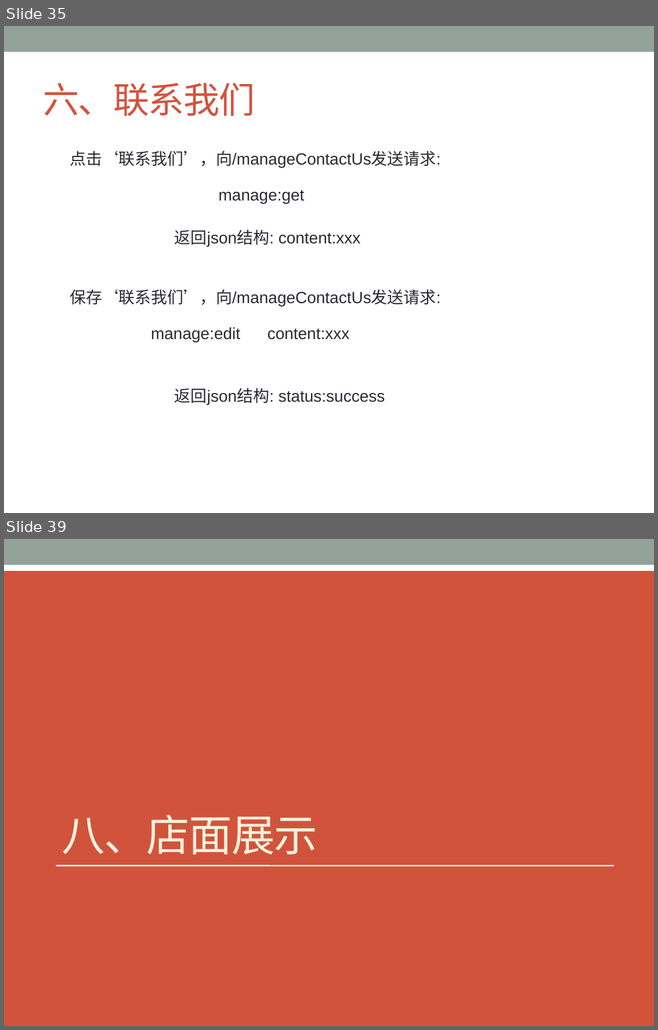
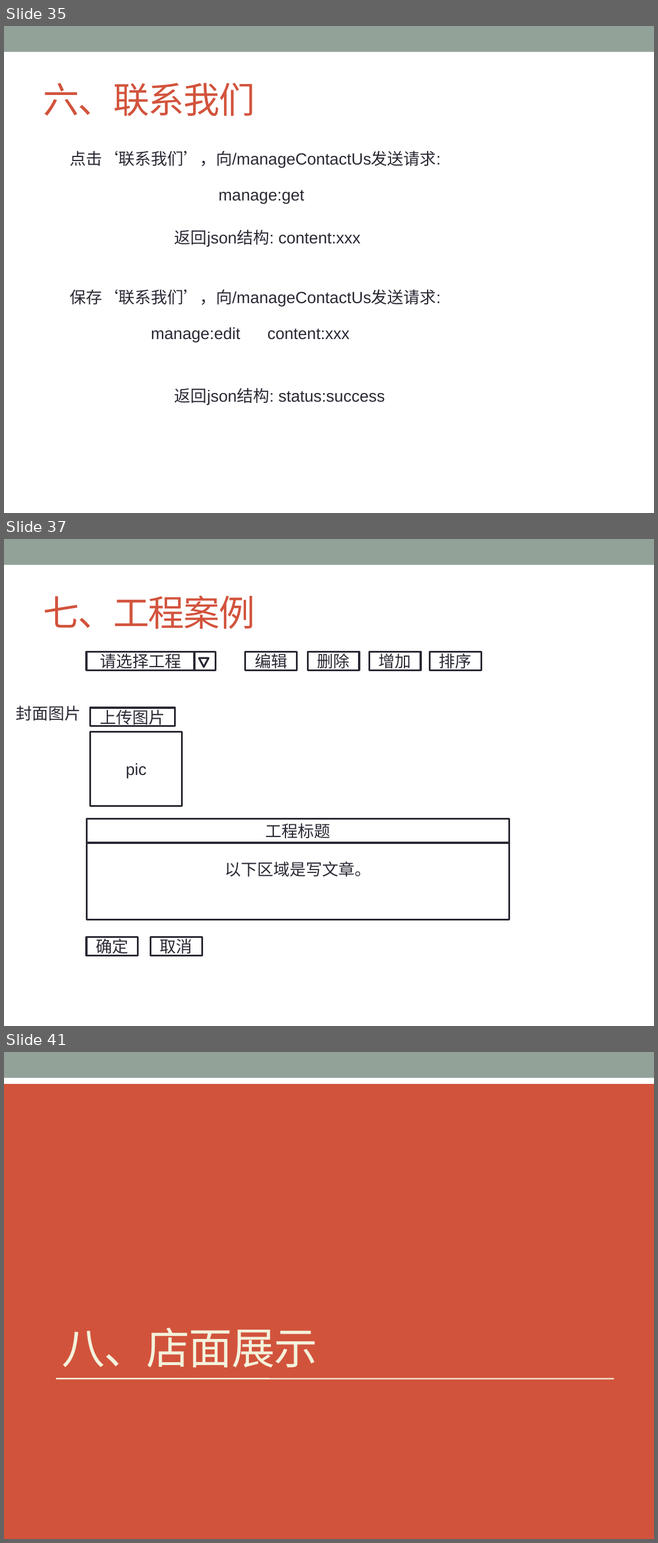
Before and after one commit to ChanSeaThink/LULLGREE, a slide deck: ZSGree前后端逻辑及接口.pptx. Shown one above the other, each under a label of ours: slides 35 and 39 before the commit, slides 35, 37 and 41 after it; the slides between them are not shown. The pictures are 658x1030 and 658x1543 pixels, drawn with LibreOffice and Linux fonts; fonts in the diff are those of the drawing. Boxes give left, top, right and bottom in pixels: in the first picture for what was removed or moved away, otherwise in the second. Text is boxed around its words. In the diff, an @@ line names an element or a change of style, - is before the commit and + after.

```diff
--- a/ZSGree前后端逻辑及接口.pptx
+++ b/ZSGree前后端逻辑及接口.pptx
@@ slide 37 added at <box>4,539,654,1026</box>, background #FFFFFF; not listed: 1 template element that a slide beside it also shows @@
@@ title added at <box>43,595,255,629</box>, 40 pt, text #D2533C @@
+七、工程案例
@@ rectangle added at <box>86,652,194,671</box>, fill #FFFFFF, outline #292934 2.08 pt, 18 pt, text #292934 @@
+请选择工程
@@ rectangle added at <box>194,652,216,671</box>, fill #FFFFFF, outline #292934 2.08 pt @@
@@ triangle added at <box>199,658,209,667</box>, fill #FFFFFF, outline #292934 2.08 pt @@
@@ rectangle added at <box>245,652,296,671</box>, fill #FFFFFF, outline #292934 2.08 pt, 18 pt, text #292934 @@
+编辑
@@ rectangle added at <box>307,652,359,671</box>, fill #FFFFFF, outline #292934 2.08 pt, 18 pt, text #292934 @@
+删除
@@ rectangle added at <box>369,652,420,671</box>, fill #FFFFFF, outline #292934 2.08 pt, 18 pt, text #292934 @@
+增加
@@ rectangle added at <box>430,652,481,671</box>, fill #FFFFFF, outline #292934 2.08 pt, 18 pt, text #292934 @@
+排序
@@ text added at <box>16,705,81,721</box>, 18 pt, text #292934 @@
+封面图片
@@ rectangle added at <box>90,708,175,727</box>, fill #FFFFFF, outline #292934 2.08 pt, 18 pt, text #292934 @@
+上传图片
@@ rectangle added at <box>90,732,182,806</box>, fill #FFFFFF, outline #292934 2.08 pt, 18 pt, text #292934 @@
+pic
@@ rectangle added at <box>86,819,509,920</box>, fill #FFFFFF, outline #292934 2.08 pt, 18 pt, text #292934 @@
+以下区域是写文章。
@@ rectangle added at <box>86,819,509,843</box>, fill #FFFFFF, outline #292934 2.08 pt, 18 pt, text #292934 @@
+工程标题
@@ rectangle added at <box>86,937,138,956</box>, fill #FFFFFF, outline #292934 2.08 pt, 18 pt, text #292934 @@
+确定
@@ rectangle added at <box>151,937,202,956</box>, fill #FFFFFF, outline #292934 2.08 pt, 18 pt, text #292934 @@
+取消
@@ what was slide 39 is now slide 41 @@
```
Also in this commit, not shown: 1 slide changed, 7 other slides added, 3 slides removed.
